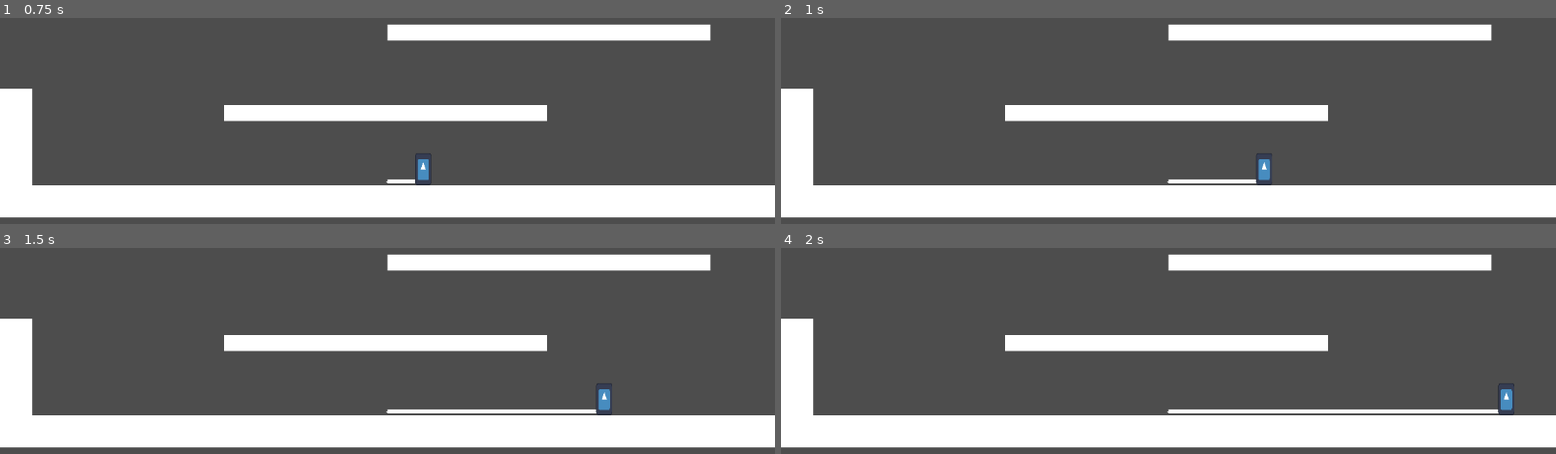
Above: before the commit, frames 1-4 (two rows, left to right).
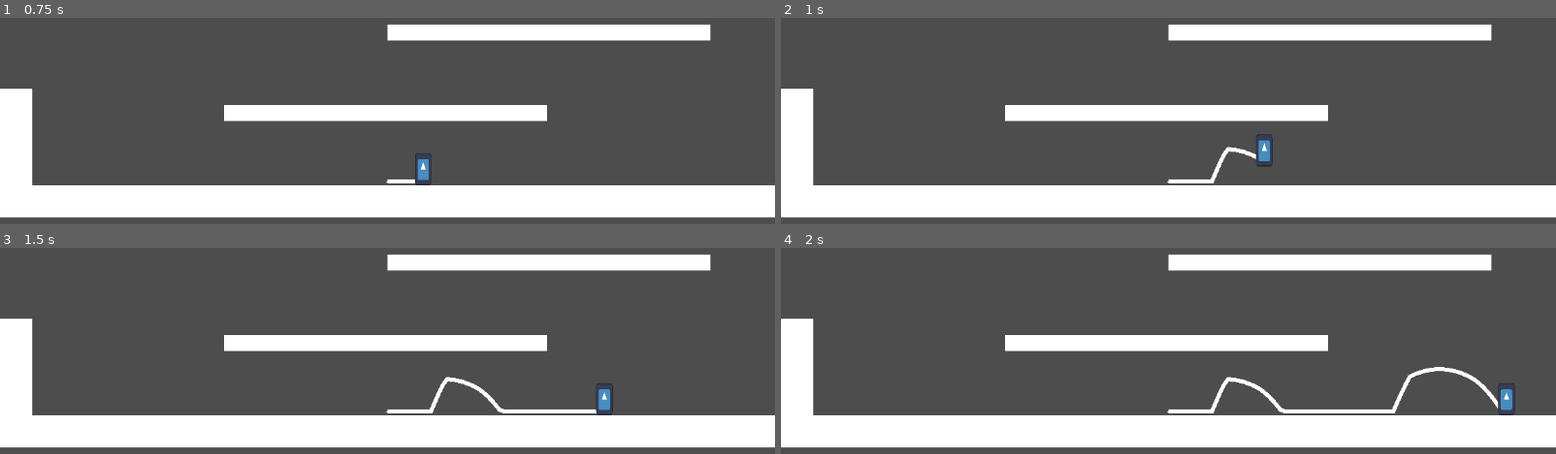
Above: after the commit, the same moments.

Repository: Brooklyn-Dev/gmtk-2025
Game: Godot game, scene res://scenes/Main.tscn
Two runs of this game, one before a commit and one after it. Both use one fixed random seed, a clock stepped at 60 frames per second and the inputs below. The engine's default icon, where the game draws it, is replaced by a stand-in: a white triangle on a blue panel in a dark square.
Inputs:
- Up to frame 1 (0.75 s): tap Enter at 0.5 s; hold Right (move_right) from 0.53 s (still down)
- Up to frame 2 (1 s): keep holding Right (move_right); tap Z (jump, bound only after the commit) at 0.77 s
- Up to frame 3 (1.5 s): keep holding Right (move_right)
- Up to frame 4 (2 s): keep holding Right (move_right); tap Z (jump, bound only after the commit) at 1.52 s

Frame 1 is identical in both runs. In frame 2, 0.6% of the frame differs, in the area x 55-64%, y 56-82%; in frame 3, 0.5%; in frame 4, 1.1%, in the area x 55-95%, y 57-81%.

Commit message:
feat: change input keybinds

Diff:
--- a/project.godot
+++ b/project.godot
@@ -27,26 +27,22 @@
 
 move_left={
 "deadzone": 0.2,
-"events": [Object(InputEventKey,"resource_local_to_scene":fa …(140 unchanged characters)… d":false,"keycode":0,"physical_keycode":65,"key_label":0,"unicode":97,"location":0,"echo":false,"script":null)
-, Object(InputEventKey,"resource_local_to_scene":false,"resource_name":"","device":-1,"window_id":0,"alt_pressed":false,"shift_pressed":false,"ctrl_pressed":false,"meta_pressed":false,"pressed":false,"keycode":0,"physical_keycode":4194319,"key_label":0,"unicode":0,"location":0,"echo":false,"script":null)
+"events": [Object(InputEventKey,"resource_local_to_scene":fa …(140 unchanged characters)… d":false,"keycode":0,"physical_keycode":4194319,"key_label":0,"unicode":0,"location":0,"echo":false,"script":null)
 ]
 }
 move_right={
 "deadzone": 0.2,
-"events": [Object(InputEventKey,"resource_local_to_scene":fa …(140 unchanged characters)… d":false,"keycode":0,"physical_keycode":68,"key_label":0,"unicode":100,"location":0,"echo":false,"script":null)
-, Object(InputEventKey,"resource_local_to_scene":false,"resource_name":"","device":-1,"window_id":0,"alt_pressed":false,"shift_pressed":false,"ctrl_pressed":false,"meta_pressed":false,"pressed":false,"keycode":0,"physical_keycode":4194321,"key_label":0,"unicode":0,"location":0,"echo":false,"script":null)
+"events": [Object(InputEventKey,"resource_local_to_scene":fa …(140 unchanged characters)… d":false,"keycode":0,"physical_keycode":4194321,"key_label":0,"unicode":0,"location":0,"echo":false,"script":null)
 ]
 }
 move_down={
 "deadzone": 0.2,
-"events": [Object(InputEventKey,"resource_local_to_scene":fa …(140 unchanged characters)… d":false,"keycode":0,"physical_keycode":83,"key_label":0,"unicode":115,"location":0,"echo":false,"script":null)
-, Object(InputEventKey,"resource_local_to_scene":false,"resource_name":"","device":-1,"window_id":0,"alt_pressed":false,"shift_pressed":false,"ctrl_pressed":false,"meta_pressed":false,"pressed":false,"keycode":0,"physical_keycode":4194322,"key_label":0,"unicode":0,"location":0,"echo":false,"script":null)
+"events": [Object(InputEventKey,"resource_local_to_scene":fa …(140 unchanged characters)… d":false,"keycode":0,"physical_keycode":4194322,"key_label":0,"unicode":0,"location":0,"echo":false,"script":null)
 ]
 }
 jump={
 "deadzone": 0.2,
-"events": [Object(InputEventKey,"resource_local_to_scene":fa …(140 unchanged characters)… d":false,"keycode":0,"physical_keycode":32,"key_label":0,"unicode":32,"location":0,"echo":false,"script":null)
-, Object(InputEventKey,"resource_local_to_scene":false,"resource_name":"","device":-1,"window_id":0,"alt_pressed":false,"shift_pressed":false,"ctrl_pressed":false,"meta_pressed":false,"pressed":false,"keycode":0,"physical_keycode":4194320,"key_label":0,"unicode":0,"location":0,"echo":false,"script":null)
+"events": [Object(InputEventKey,"resource_local_to_scene":fa …(140 unchanged characters)… d":false,"keycode":0,"physical_keycode":90,"key_label":0,"unicode":122,"location":0,"echo":false,"script":null)
 ]
 }
 
